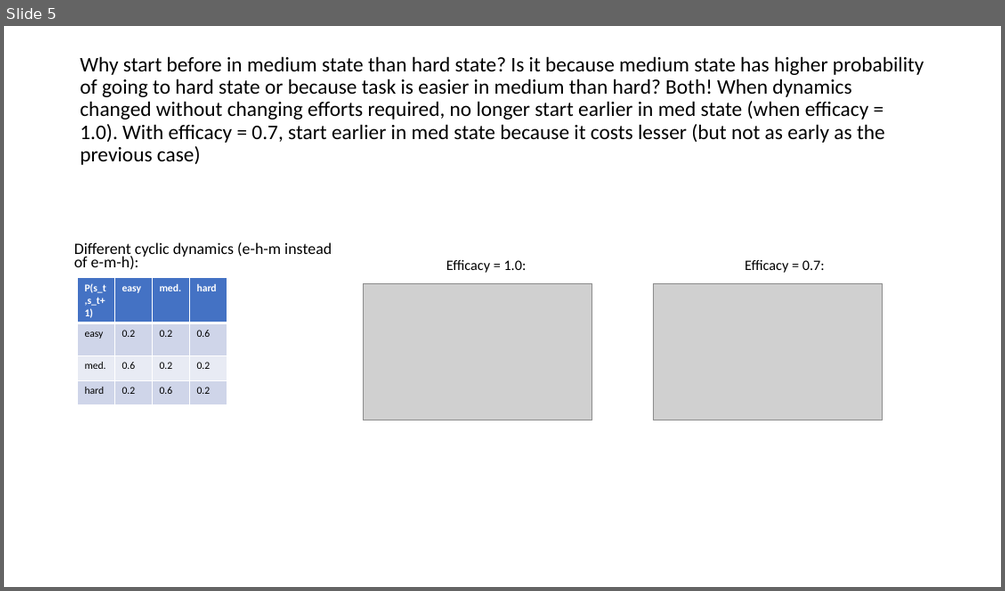
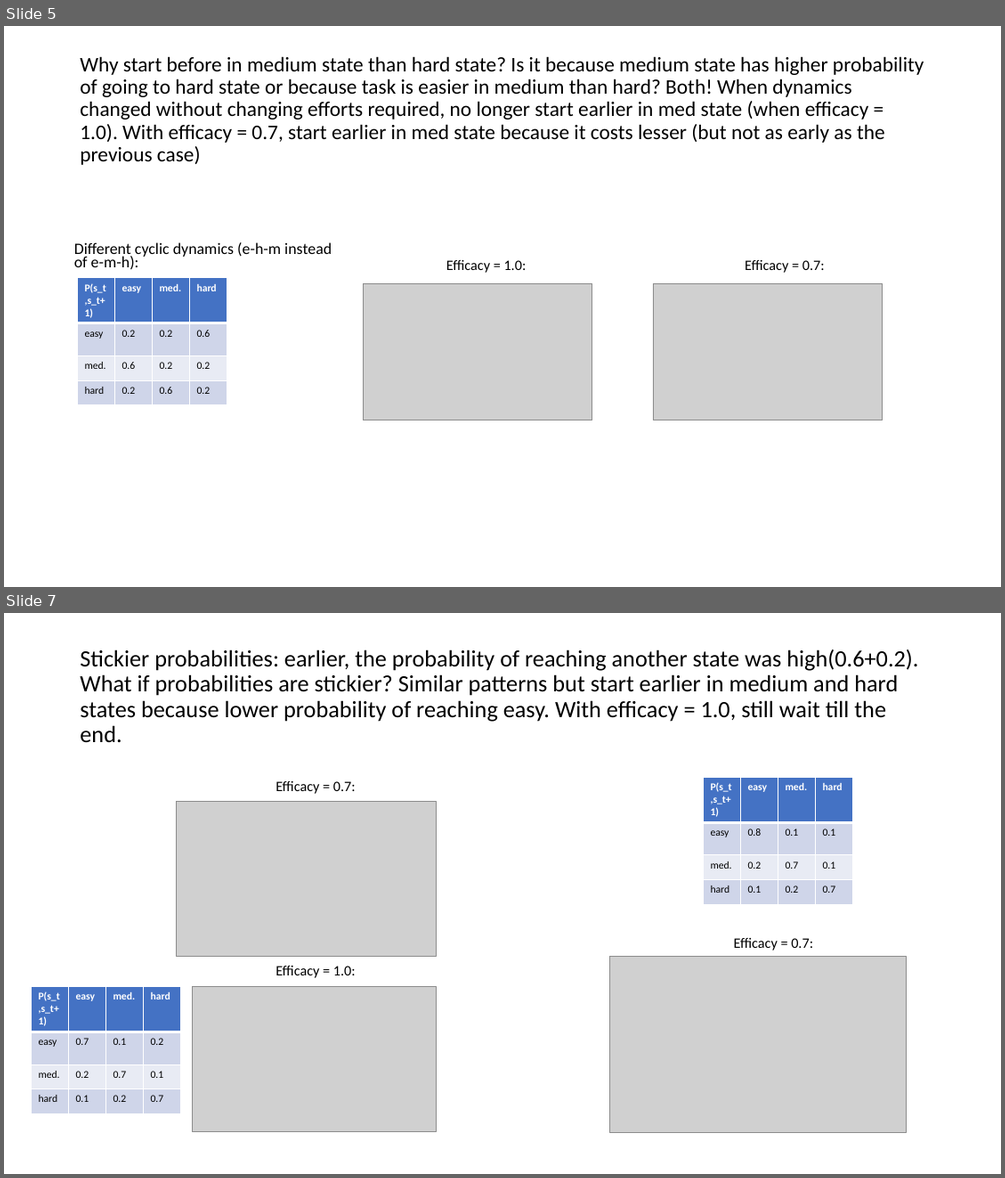
Before and after one commit to SahitiC/procrastination_code, a slide deck: results and plots/Non-committing.pptx. Shown one above the other, each under a label of ours: slide 5 before the commit, slides 5 and 7 after it; the slides between them are not shown. The pictures are 1005x591 and 1005x1178 pixels, drawn with LibreOffice and Linux fonts; fonts in the diff are those of the drawing; grey boxes stand for pictures. Boxes give left, top, right and bottom in pixels: in the first picture for what was removed or moved away, otherwise in the second. Text is boxed around its words. In the diff, an @@ line names an element or a change of style, - is before the commit and + after.

```diff
--- a/results and plots/Non-committing.pptx
+++ b/results and plots/Non-committing.pptx
@@ slide 7 added at bbox=[4, 613, 1001, 1174], background #FFFFFF @@
@@ title added at bbox=[80, 649, 918, 742], 22.5 pt, text #000000 @@
+Stickier probabilities: earlier, the probability of reaching another state was high(0.6+0.2). What if probabilities are stickier? Similar patterns but start earlier in medium and hard states because lower probability of reaching easy. With efficacy = 1.0, still wait till the end.
@@ text added at bbox=[275, 781, 356, 794], 13.9 pt, text #000000 @@
+Efficacy = 0.7:
@@ table added at bbox=[704, 777, 853, 903], 4 rows, 4 columns @@
+P(s_t,s_t+1) | easy | med. | hard
+easy | 0.8 | 0.1 | 0.1
+med. | 0.2 | 0.7 | 0.1
+hard | 0.1 | 0.2 | 0.7
@@ picture added at bbox=[176, 801, 437, 956] @@
@@ picture added at bbox=[610, 957, 906, 1133] @@
@@ text added at bbox=[734, 938, 813, 950], 13.9 pt, text #000000 @@
+Efficacy = 0.7:
@@ table added at bbox=[31, 986, 180, 1112], 4 rows, 4 columns @@
+P(s_t,s_t+1) | easy | med. | hard
+easy | 0.7 | 0.1 | 0.2
+med. | 0.2 | 0.7 | 0.1
+hard | 0.1 | 0.2 | 0.7
@@ picture added at bbox=[192, 986, 436, 1131] @@
@@ text added at bbox=[275, 965, 356, 978], 13.9 pt, text #000000 @@
+Efficacy = 1.0:
```
Also in this commit, not shown: 1 slide changed, 4 other files.
